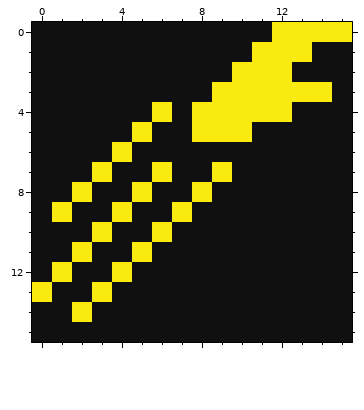
Two versions of one pixel-art file, raw/graphics/ui/icons/actions/skills/lunge.aseprite. The picture above is the old version.
16x16 pixels, 1 frame.
After the commit:
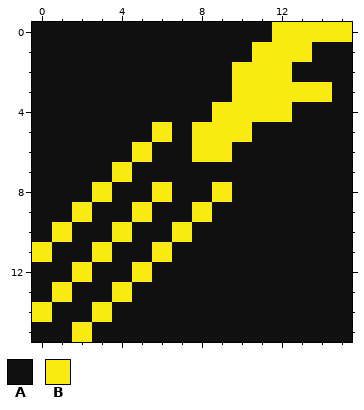
Palette (. is transparent): A #101010  B #f9eb0f
Changes in this commit:
Layer "Layer 1":
Colour B gives way to colour A in row 3 at x 9; in row 4 at x 6 and 8; in row 5 at x 5; in row 6 at x 4; in row 7 at x 3, 6 and 9; in row 8 at x 2, 5 and 8.
Colour B gives way to colour A in row 9 at x 1, 4 and 7; in row 10 at x 3 and 6; in row 11 at x 2 and 5; in row 12 at x 1 and 4; in row 13 at x 0 and 3; in row 14 at x 2.
Colour A gives way to colour B in row 5 at x 6; in row 6 at x 5 and 8 to 9; in row 7 at x 4; in row 8 at x 3, 6 and 9; in row 9 at x 2, 5 and 8; in row 10 at x 1, 4 and 7.
Colour A gives way to colour B in row 11 at x 0, 3 and 6; in row 12 at x 2 and 5; in row 13 at x 1 and 4; in row 14 at x 0 and 3; in row 15 at x 2.
Pixel boxes of the changes (left, top, right, bottom) in both pictures:
changed: (32, 82, 232, 342)
